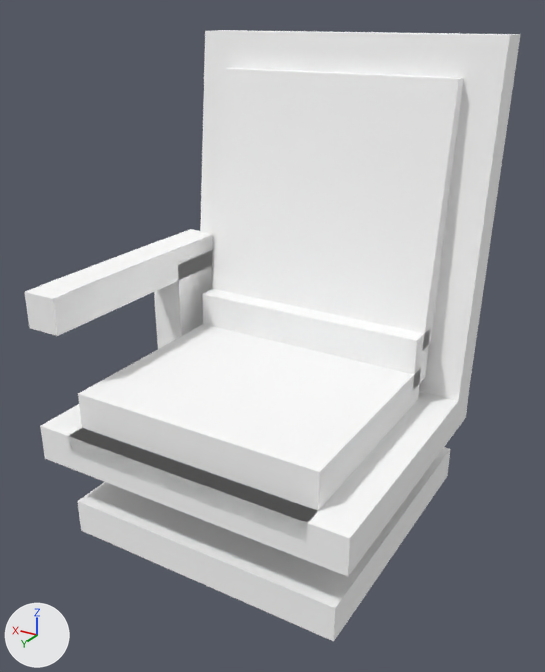
The OBJ model src/main/resources/assets/vandorlabs/models/block/pilot_seat_height_1_arms_1.obj, before and after one commit.
Rendered twice from a camera (50 mm lens) standing at (-0.71, 1.47, 1.69) and looking at (0.49, -0.53, 0.69). Arrows for +X, +Y and +Z are at lower left; the lights stay in place. The picture after the commit comes second. Where no turn or scale is listed for an object, it has been applied to the vertices. Vertices at exactly the same position are counted once.

The first picture shows 'pilot_seat_height_1_arms_1'.
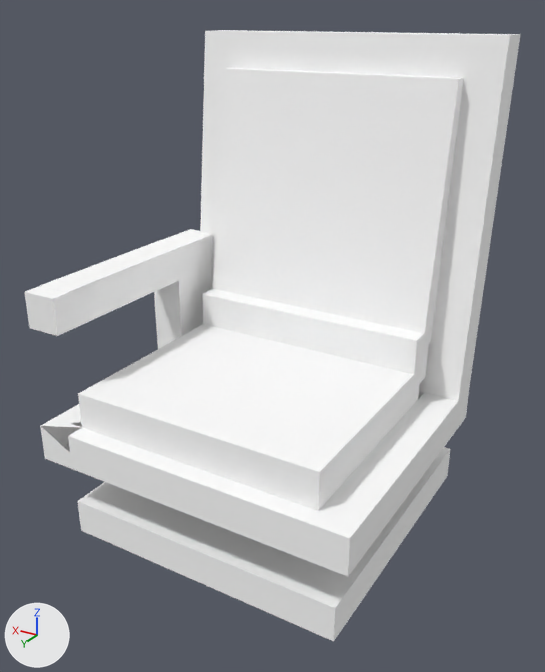
What differs and where, as boxes (x1, y1, x2, y2) in the pictures (545 x 672 px):
part 1 of me_pilot_seat_height_1_arms_1, cut back: (40, 81, 459, 577) in both

Diff of the bpy script that builds the scene:
```diff
--- a/src/main/resources/assets/vandorlabs/models/block/pilot_seat_height_1_arms_1.obj.py
+++ b/src/main/resources/assets/vandorlabs/models/block/pilot_seat_height_1_arms_1.obj.py
@@ me_pilot_seat_height_1_arms_1 @@
 # used by ob_pilot_seat_height_1_arms_1; location = (0.0, 0.0, 0.0)
-me_pilot_seat_height_1_arms_1.from_pydata(...)  # 84 vertices, 132 faces; spans x -0.06..1.12, y -1.12..0.0, z 0.0..1.63
+me_pilot_seat_height_1_arms_1.from_pydata(...)  # 115 vertices, 154 faces; spans x -0.06..1.12, y -1.12..0.0, z 0.0..1.63
+# me_pilot_seat_height_1_arms_1 part 1
+# 15 faces are deleted
+# 31 vertices are added at x -0.06..1.12, y -1.0..0.0, z 0.38..1.06
+# 25 new faces join them, mat_frame (its picture is missing)
+# 12 new faces join them, mat_fabric (its picture is missing)
 me_pilot_seat_height_1_arms_1.materials.append(mat_frame)
```
